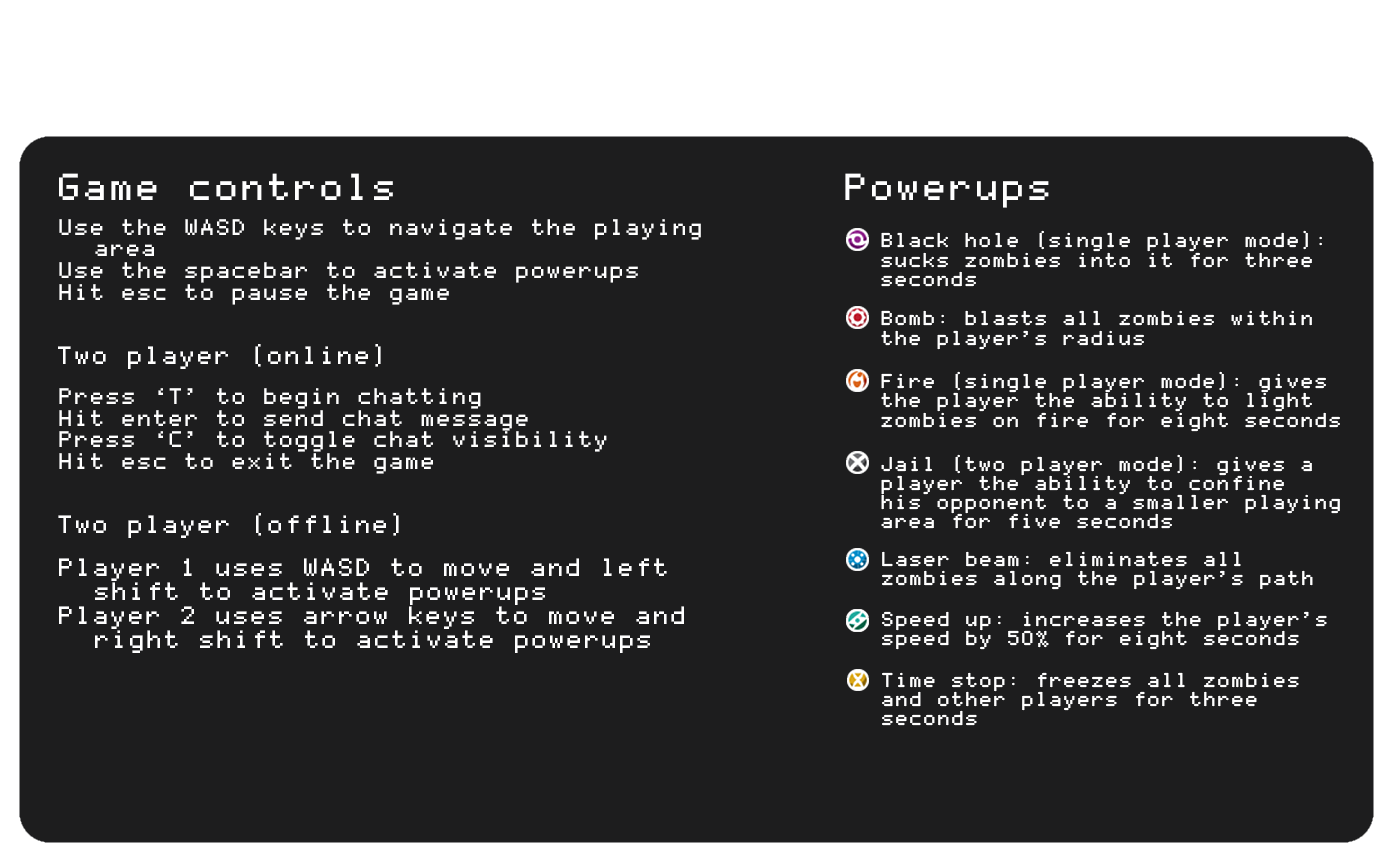
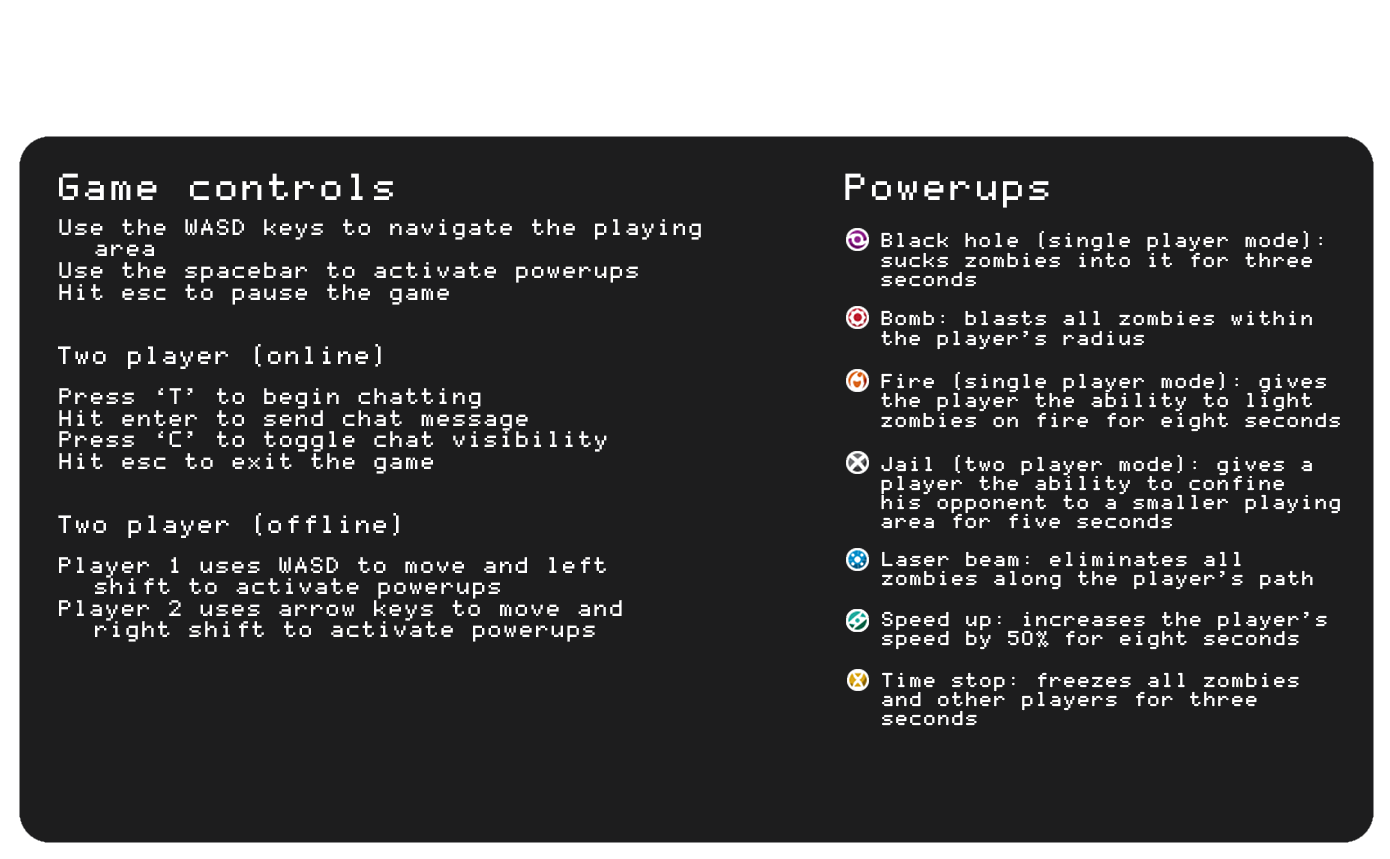
Comparing the layer stacks of the two 1390 x 859 images. Changes:
painted on "Player 1 uses WASD to move and left shift to activate powerup" over [59,557,684,653]
